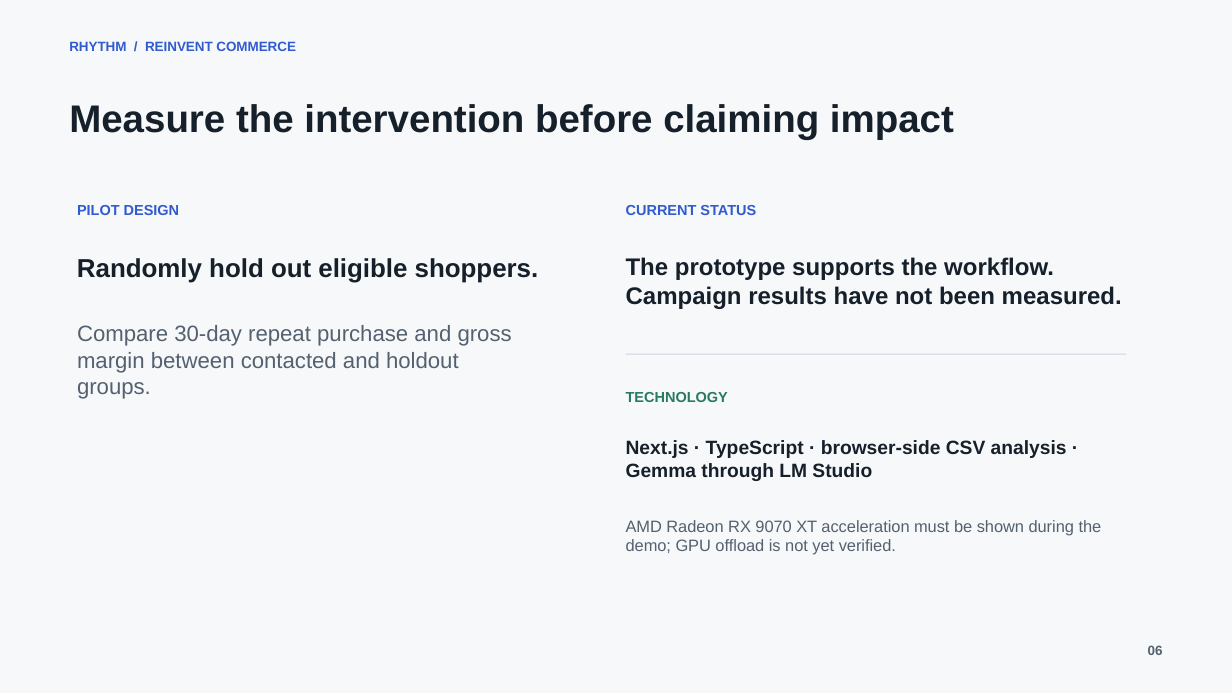
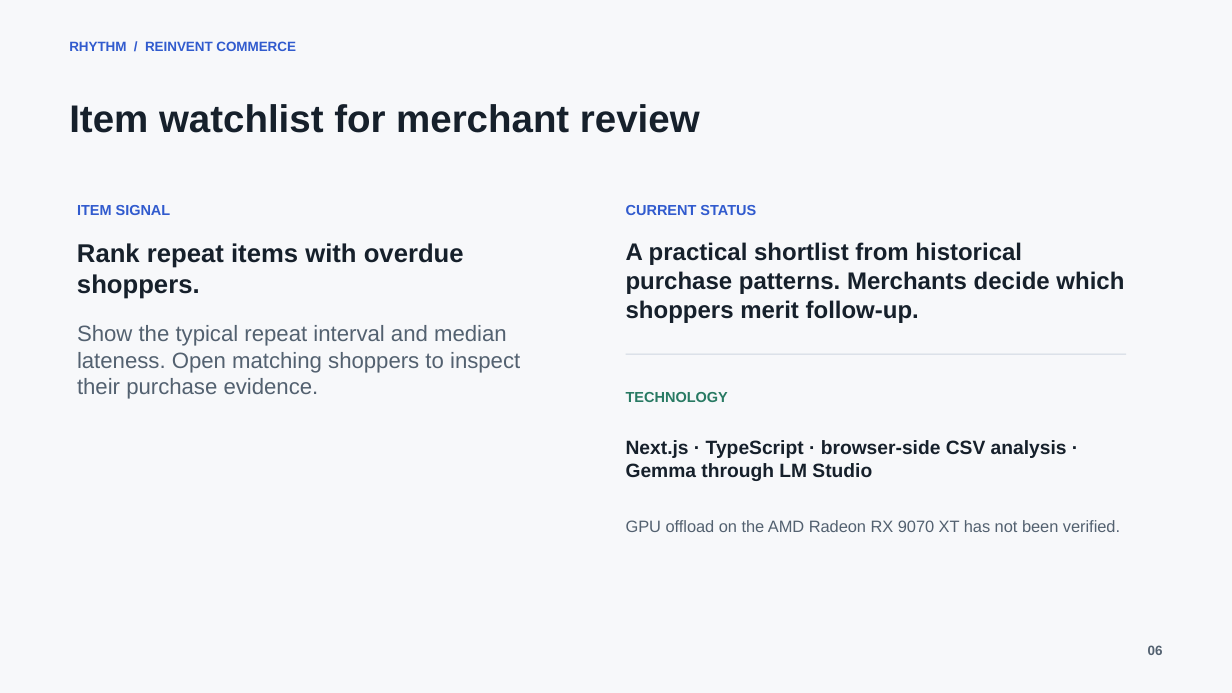
Before and after one commit to KathanSena/Rhythm, a slide deck: slide 6 of submission/Rhythm-Pitch.pptx. Drawn at 1232x693 pixels with LibreOffice and Linux fonts; fonts in the diff are those of the drawing. Boxes give left, top, right and bottom in pixels: in the first picture for what was removed or moved away, otherwise in the second. Text is boxed around its words. In the diff, an @@ line names an element or a change of style, - is before the commit and + after.

```diff
--- a/submission/Rhythm-Pitch.pptx
+++ b/submission/Rhythm-Pitch.pptx
@@ text at (x1=69, y1=104, x2=700, y2=133): text changed @@
-Measure the intervention before claiming impact
+Item watchlist for merchant review
@@ text at (x1=77, y1=205, x2=171, y2=215): text changed @@
-PILOT DESIGN
+ITEM SIGNAL
@@ text at (x1=77, y1=243, x2=464, y2=299): text changed; size 20.2 to 20 pt @@
-Randomly hold out eligible shoppers.
+Rank repeat items with overdue shoppers.
@@ text at (x1=626, y1=242, x2=1124, y2=323): text changed @@
-The prototype supports the workflow. Campaign results have not been measured.
+A practical shortlist from historical purchase patterns. Merchants decide which shoppers merit follow-up.
@@ text at (x1=77, y1=325, x2=520, y2=399): text changed @@
-Compare 30-day repeat purchase and gross margin between contacted and holdout groups.
+Show the typical repeat interval and median lateness. Open matching shoppers to inspect their purchase evidence.
@@ text at (x1=626, y1=520, x2=1120, y2=532): text changed @@
-AMD Radeon RX 9070 XT acceleration must be shown during the demo; GPU offload is not yet verified.
+GPU offload on the AMD Radeon RX 9070 XT has not been verified.
```
Also in this commit, not shown: 4 other slides changed.
